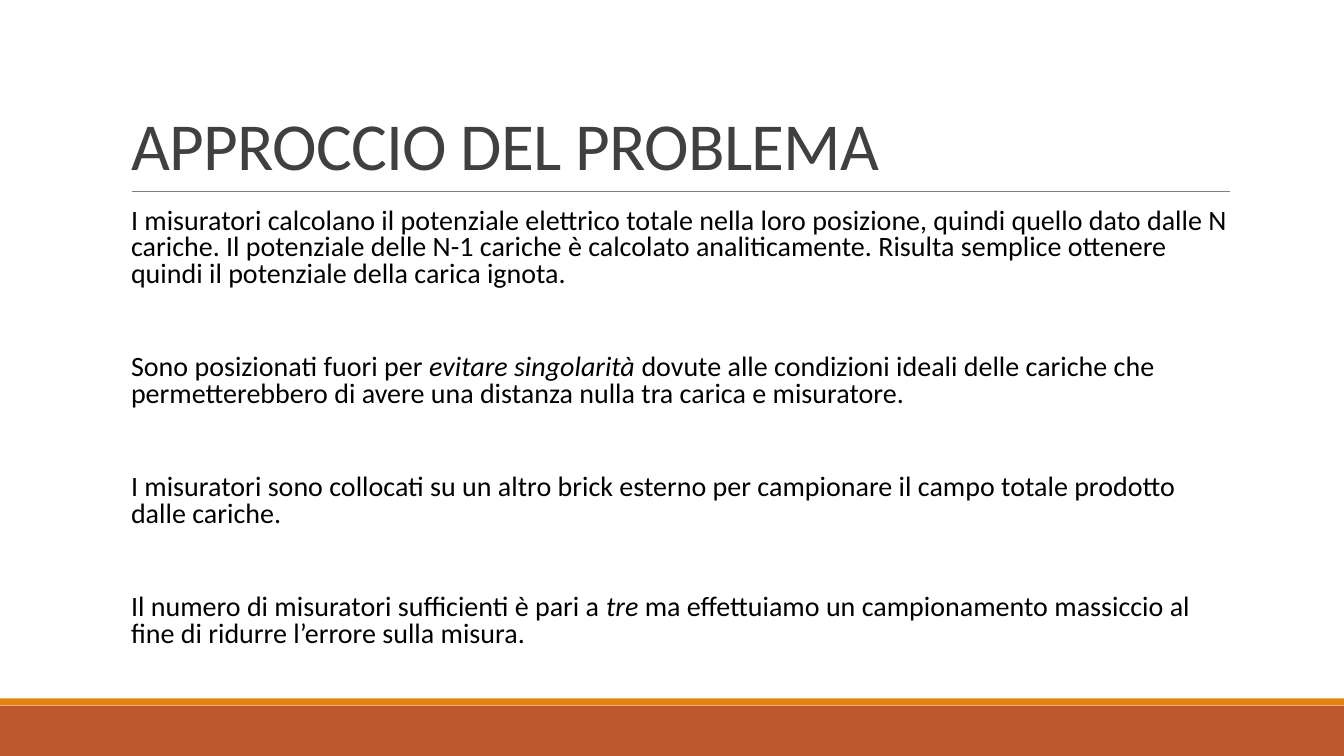
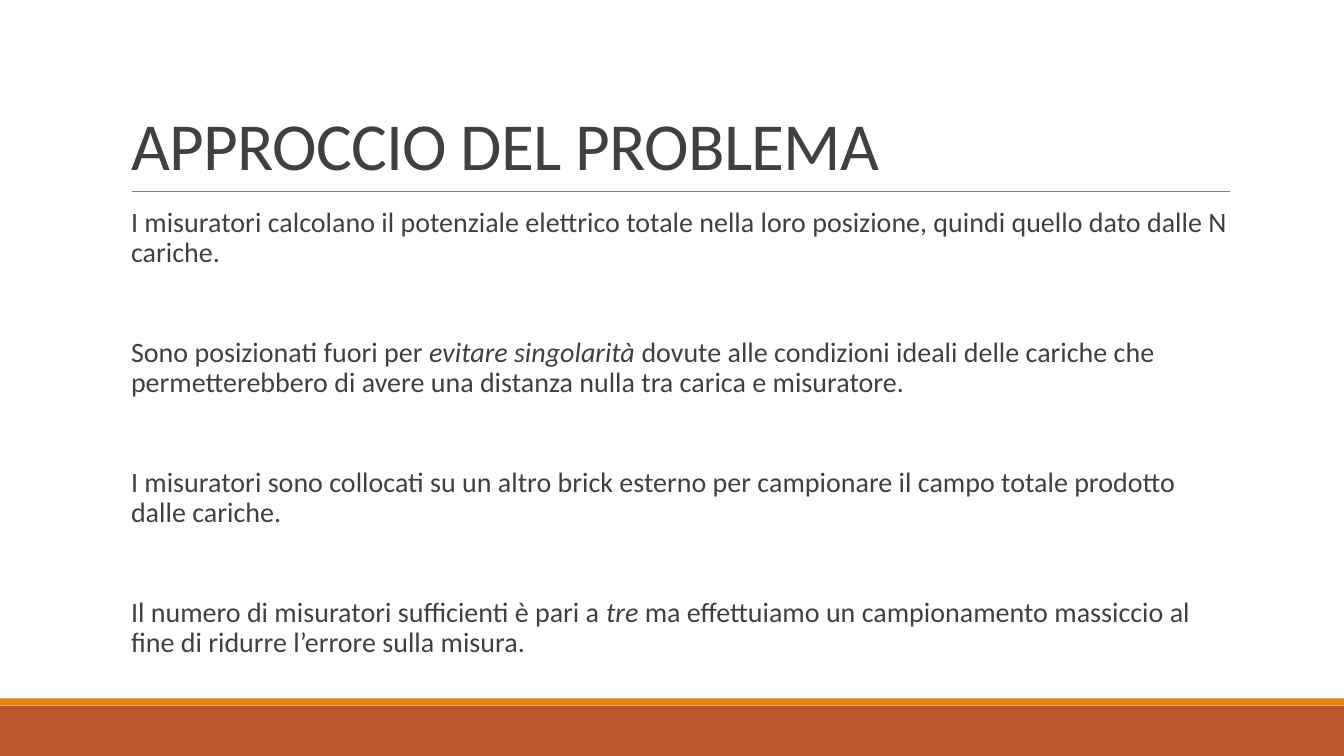
Before and after one commit to baldimario/Simplex, a slide deck: slide 3 of IDENTICAZIONE SISTEMA DI CARICHE PUNTIFORMI DA MISURE DI.pptx. Drawn at 1344x756 pixels with LibreOffice and Linux fonts; fonts in the diff are those of the drawing. Boxes give left, top, right and bottom in pixels: in the first picture for what was removed or moved away, otherwise in the second. Text is boxed around its words. In the diff, an @@ line names an element or a change of style, - is before the commit and + after.

```diff
--- a/IDENTICAZIONE SISTEMA DI CARICHE PUNTIFORMI DA MISURE DI.pptx
+++ b/IDENTICAZIONE SISTEMA DI CARICHE PUNTIFORMI DA MISURE DI.pptx
@@ text at (131,212,1226,262): text changed; text colour #000000 to #404040 @@
-  I misuratori calcolano il potenziale elettrico totale nella loro posizione, quindi quello dato dalle N cariche. Il potenziale delle N-1 cariche è calcolato analiticamente. Risulta semplice ottenere quindi il potenziale della carica ignota.
+  I misuratori calcolano il potenziale elettrico totale nella loro posizione, quindi quello dato dalle N cariche.
@@ text at (131,342,1190,652): text colour #000000 to #404040 in "Sono posizionati fuori per evitare singolarità dovute ...", "I misuratori sono collocati su un altro ...", "Il numero di misuratori sufficienti è pari ..."; line spacing 0.8 to 0.9 @@
```
Also in this commit, not shown: 8 other slides changed, 2 slides added, 3 slides removed, 2 other files.
